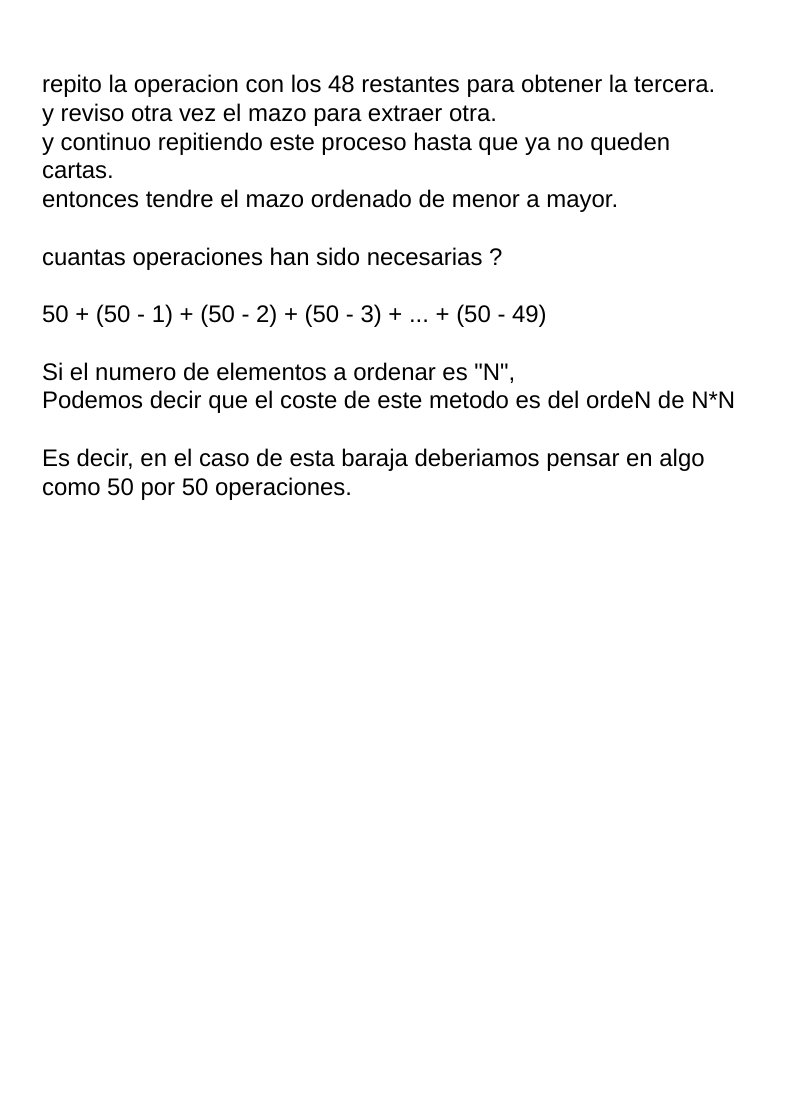
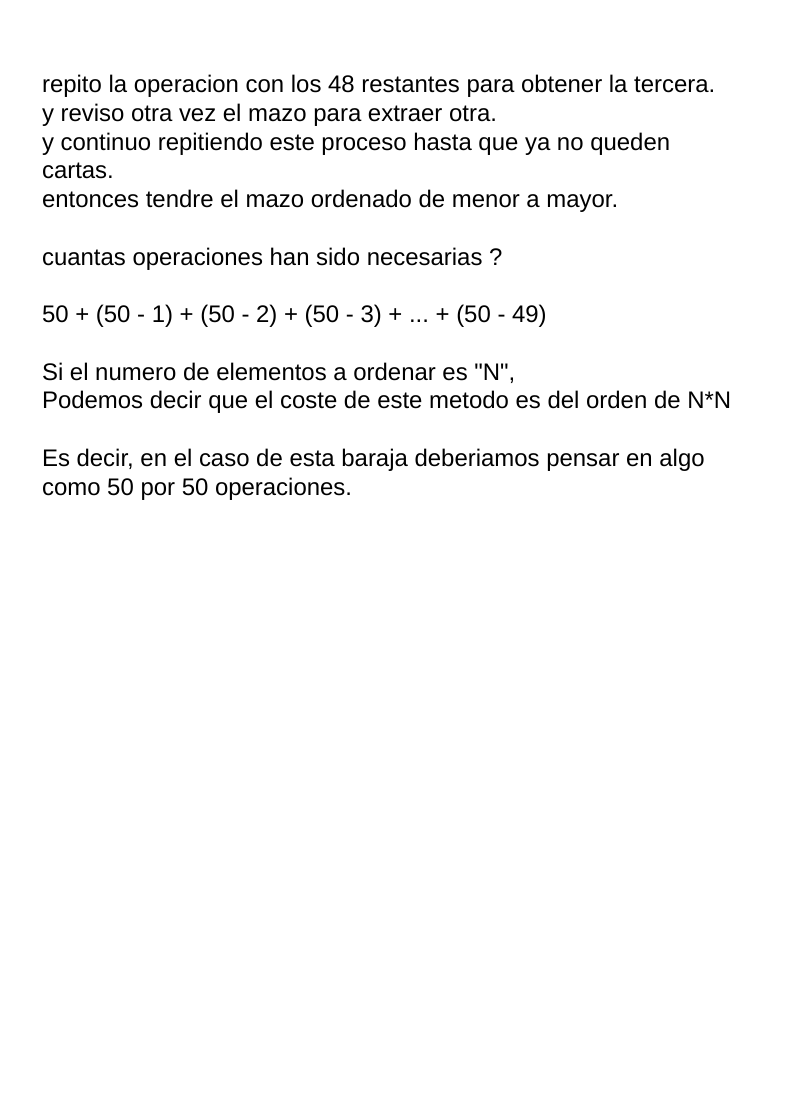
Before and after one commit to fabhrius/La-Cosa, a slide deck: slide 3 of capitulos/Eficiencia y numero de calculos/Eficiencia y numero de calculos.odp. Drawn at 792x1120 pixels with LibreOffice and Linux fonts; fonts in the diff are those of the drawing. Boxes give left, top, right and bottom in pixels: in the first picture for what was removed or moved away, otherwise in the second. Text is boxed around its words. In the diff, an @@ line names an element or a change of style, - is before the commit and + after.

```diff
--- a/capitulos/Eficiencia y numero de calculos/Eficiencia y numero de calculos.odp
+++ b/capitulos/Eficiencia y numero de calculos/Eficiencia y numero de calculos.odp
@@ text at (42, 390, 731, 413): text changed @@
-Podemos decir que el coste de este metodo es del ordeN de N*N
+Podemos decir que el coste de este metodo es del orden de N*N
```
Also in this commit, not shown: 1 other slide changed, 3 other files.
